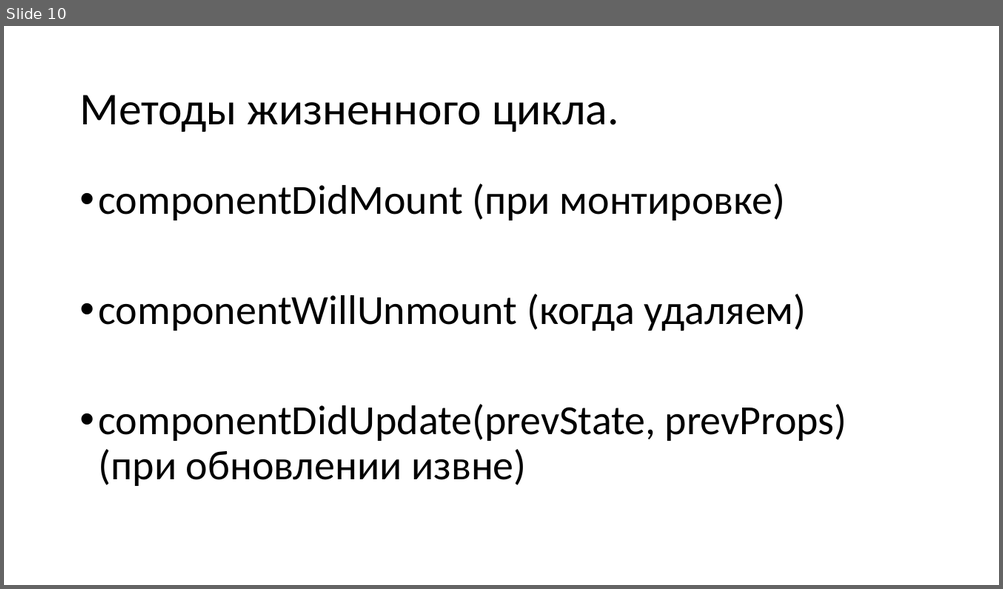
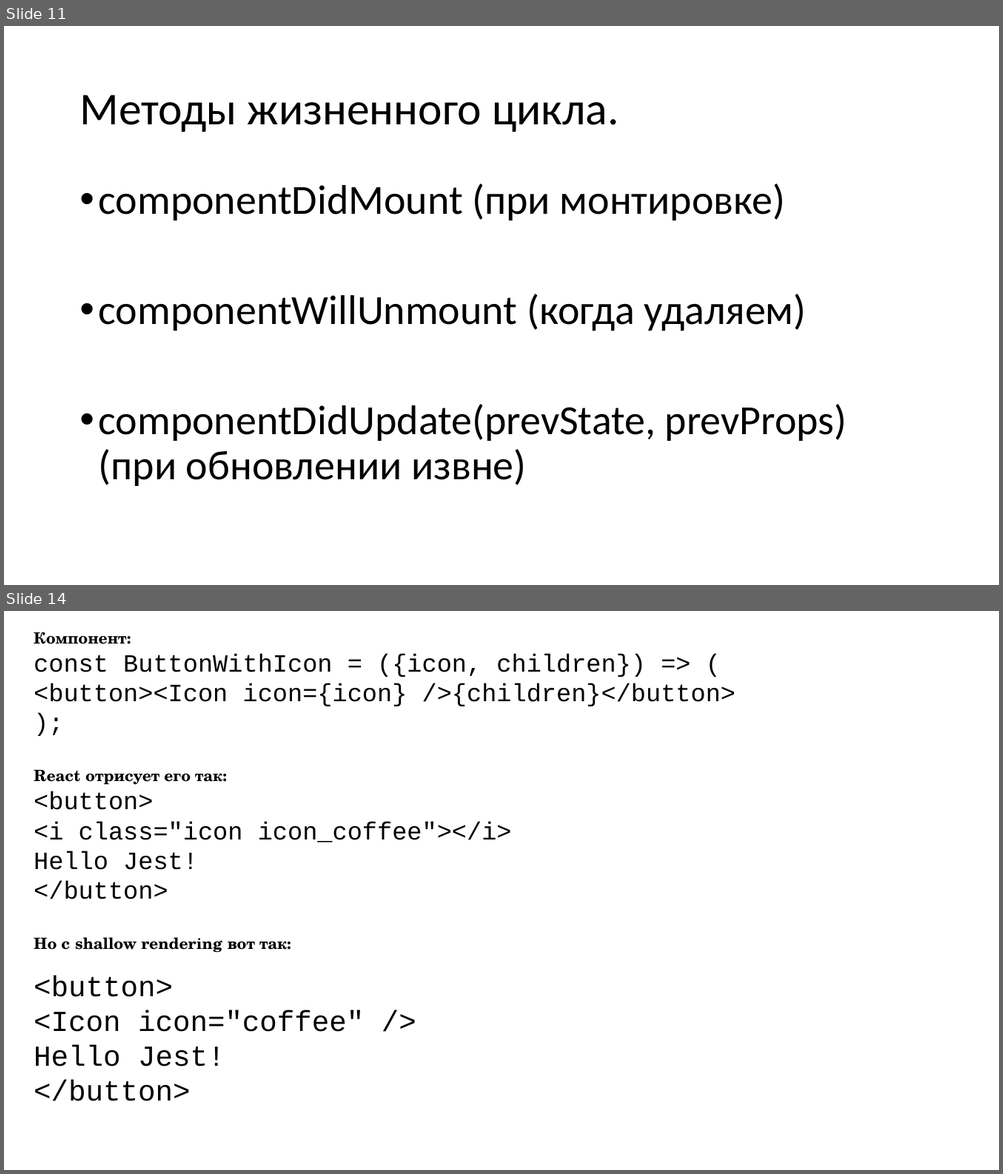
Before and after one commit to spiderpoul/react-redux-hooks, a slide deck: React.pptx. Shown one above the other, each under a label of ours: slide 10 before the commit, slides 11 and 14 after it; the slides between them are not shown. The pictures are 1003x589 and 1003x1174 pixels, drawn with LibreOffice and Linux fonts; fonts in the diff are those of the drawing. Boxes give left, top, right and bottom in pixels: in the first picture for what was removed or moved away, otherwise in the second. Text is boxed around its words. In the diff, an @@ line names an element or a change of style, - is before the commit and + after.

```diff
--- a/React.pptx
+++ b/React.pptx
@@ slide 14 added at box(4, 611, 999, 1170), background #FFFFFF @@
@@ text added at box(34, 632, 736, 1102), 24 pt, text #000000 @@
+Компонент:
+const ButtonWithIcon = ({icon, children}) => (
+<button><Icon icon={icon} />{children}</button>
+);
+React отрисует его так:
+<button>
+<i class="icon icon_coffee"></i>
+Hello Jest!
+</button>
+Но с shallow rendering вот так:
+<button>
+<Icon icon="coffee" />
+Hello Jest!
+</button>
@@ what was slide 10 is now slide 11 @@
```
Also in this commit, not shown: 2 slides changed, 4 other slides added, 9 other files.
